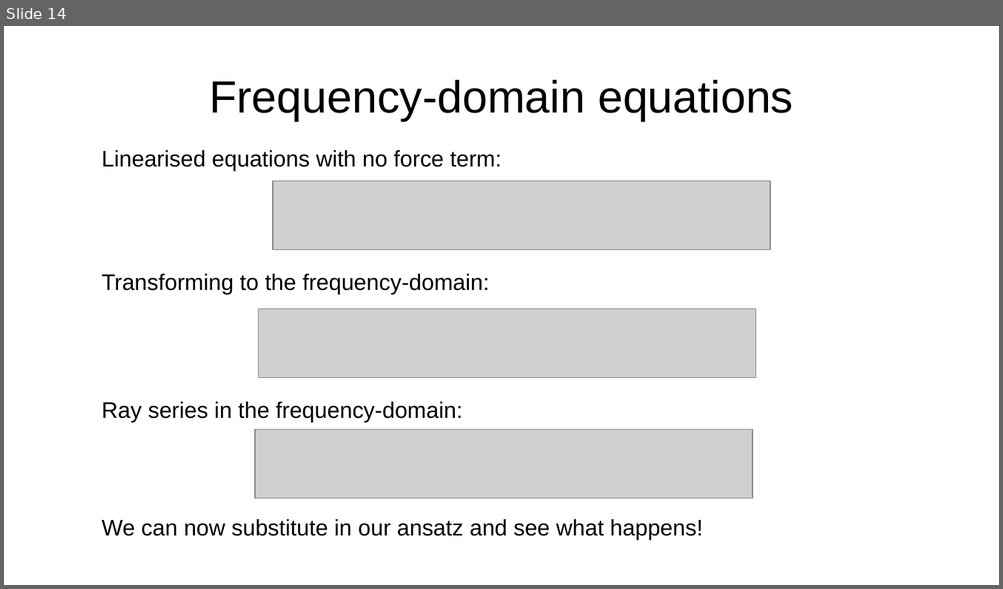
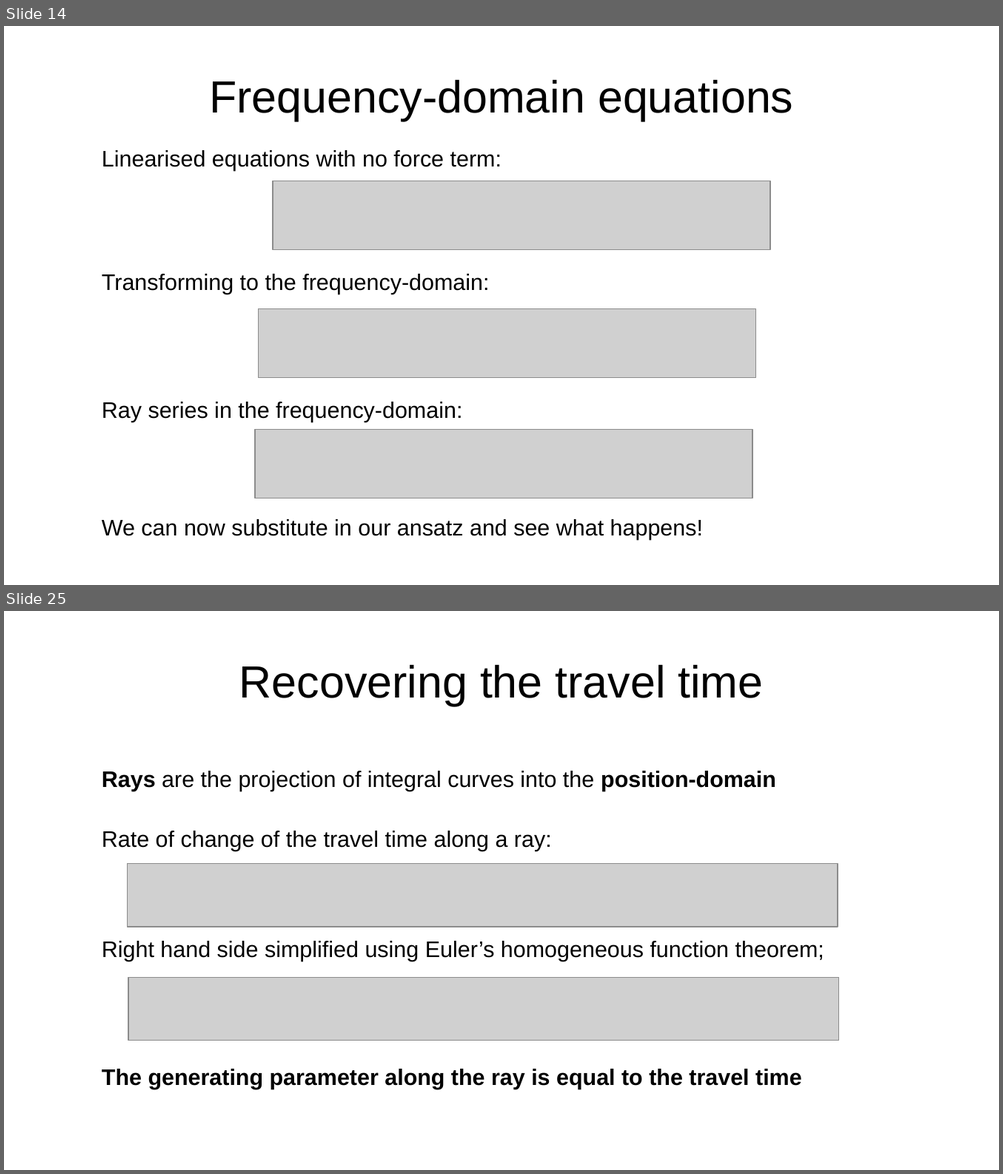
Before and after one commit to da380/PEPLectures, a slide deck: slides/slides5.odp. Shown one above the other, each under a label of ours: slide 14 before the commit, slides 14 and 25 after it; the slides between them are not shown. The pictures are 1003x589 and 1003x1174 pixels, drawn with LibreOffice and Linux fonts; fonts in the diff are those of the drawing; grey boxes stand for pictures. Boxes give left, top, right and bottom in pixels: in the first picture for what was removed or moved away, otherwise in the second. Text is boxed around its words. In the diff, an @@ line names an element or a change of style, - is before the commit and + after.

```diff
--- a/slides/slides5.odp
+++ b/slides/slides5.odp
@@ slide 25 added at [4,611,999,1170], background #FFFFFF @@
@@ title added at [239,664,762,706], 36 pt, text #000000 @@
+Recovering the travel time
@@ text added at [102,771,776,791], 18 pt, text #000000 @@
+Rays are the projection of integral curves into the position-domain
@@ text added at [102,831,552,851], 18 pt, text #000000 @@
+Rate of change of the travel time along a ray:
@@ picture added at [127,863,837,927] @@
@@ text added at [102,941,824,962], 18 pt, text #000000 @@
+Right hand side simplified using Euler’s homogeneous function theorem;
@@ picture added at [128,977,839,1041] @@
@@ text added at [102,1069,802,1090], 18 pt, text #000000, bold @@
+The generating parameter along the ray is equal to the travel time
```
Also in this commit, not shown: 1 slide changed, 12 other slides added, 4 other files.
